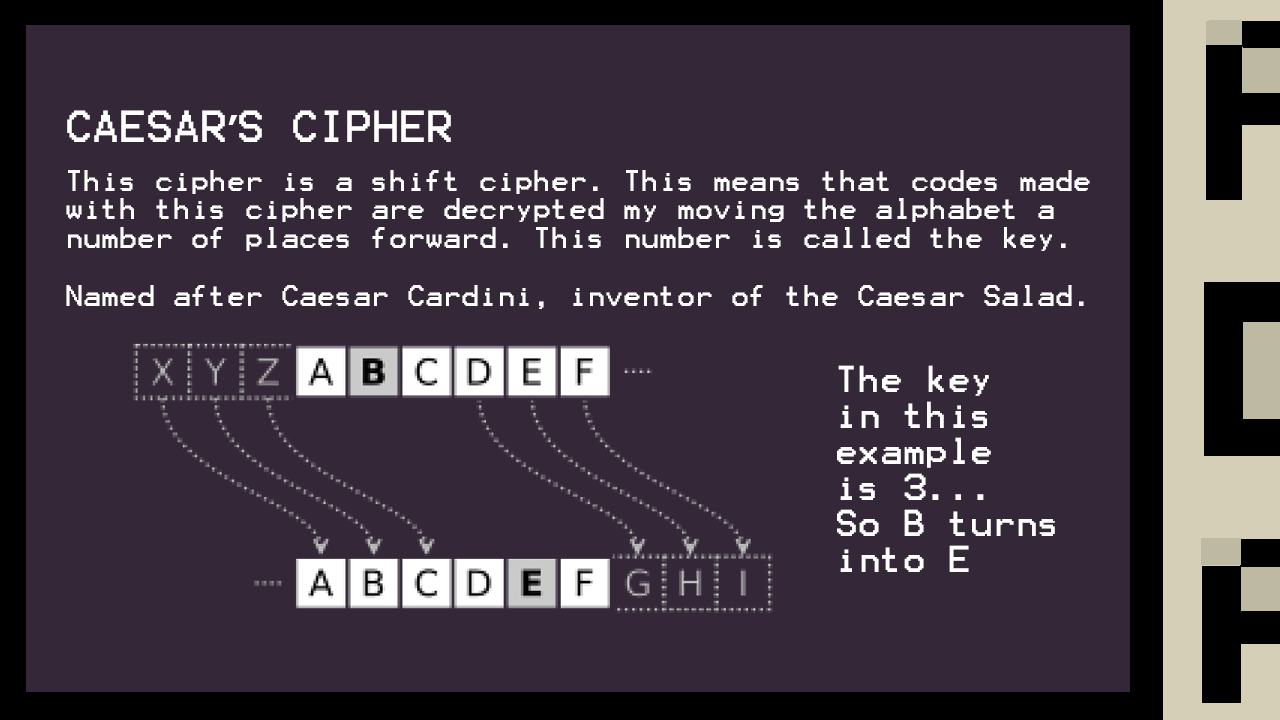
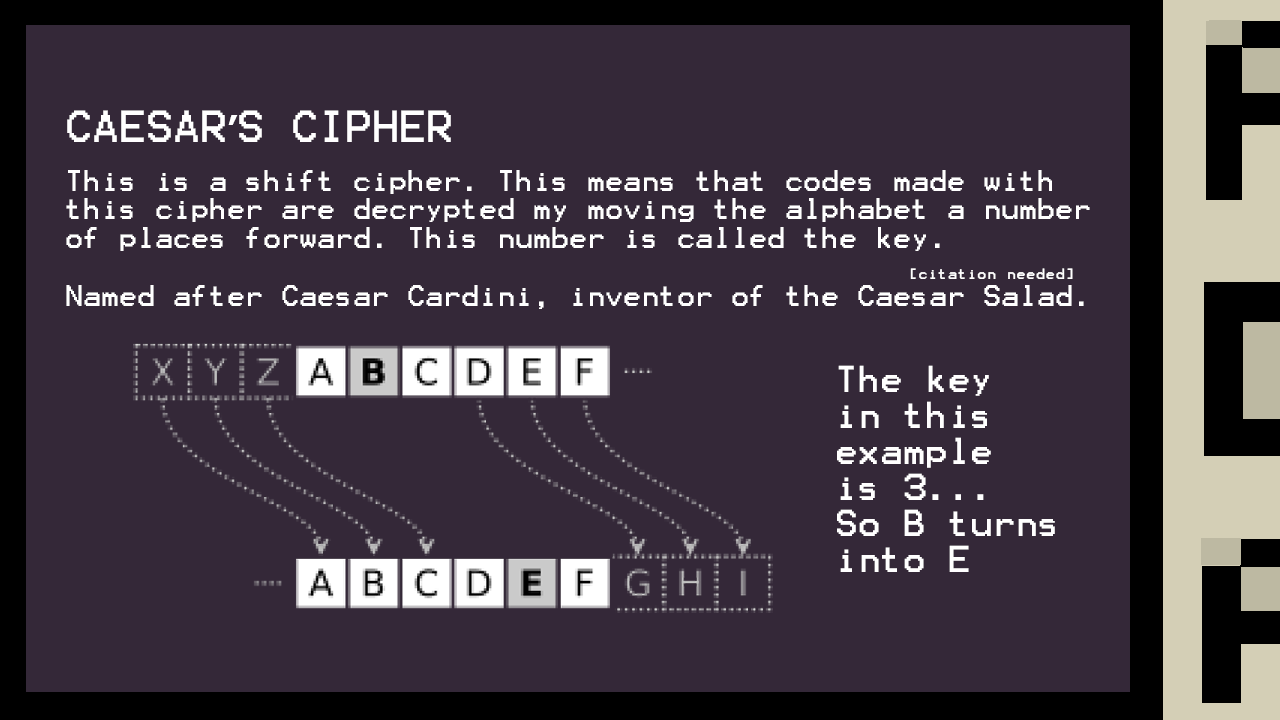
Two versions of the same layered image (1280 x 720). Layer-by-layer changes:
added layer "[citation needed]" above "This is a shift cipher. This means that codes made with this ci" over [910,268,1073,279]
renamed "This cipher is a shift cipher. This means that codes made with" to "This is a shift cipher. This means that codes made with this ci", painted on it over [66,170,1090,279]
